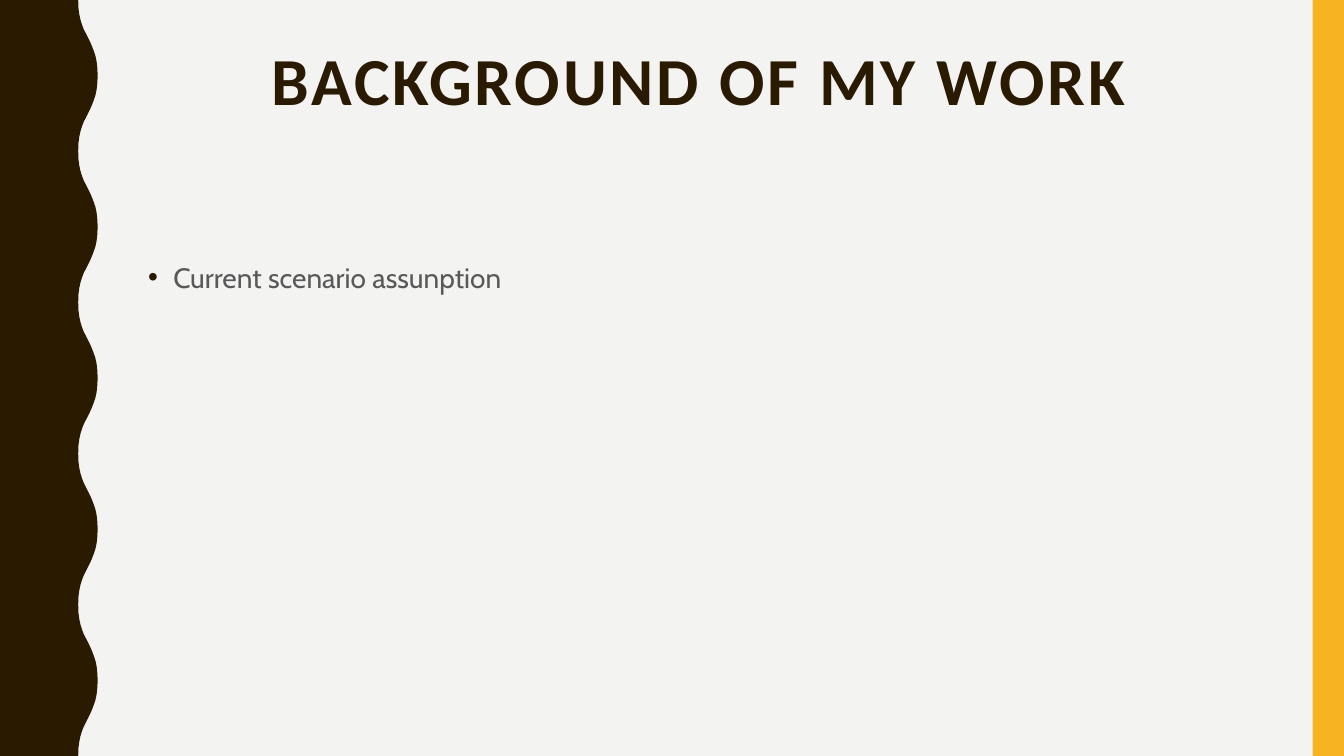
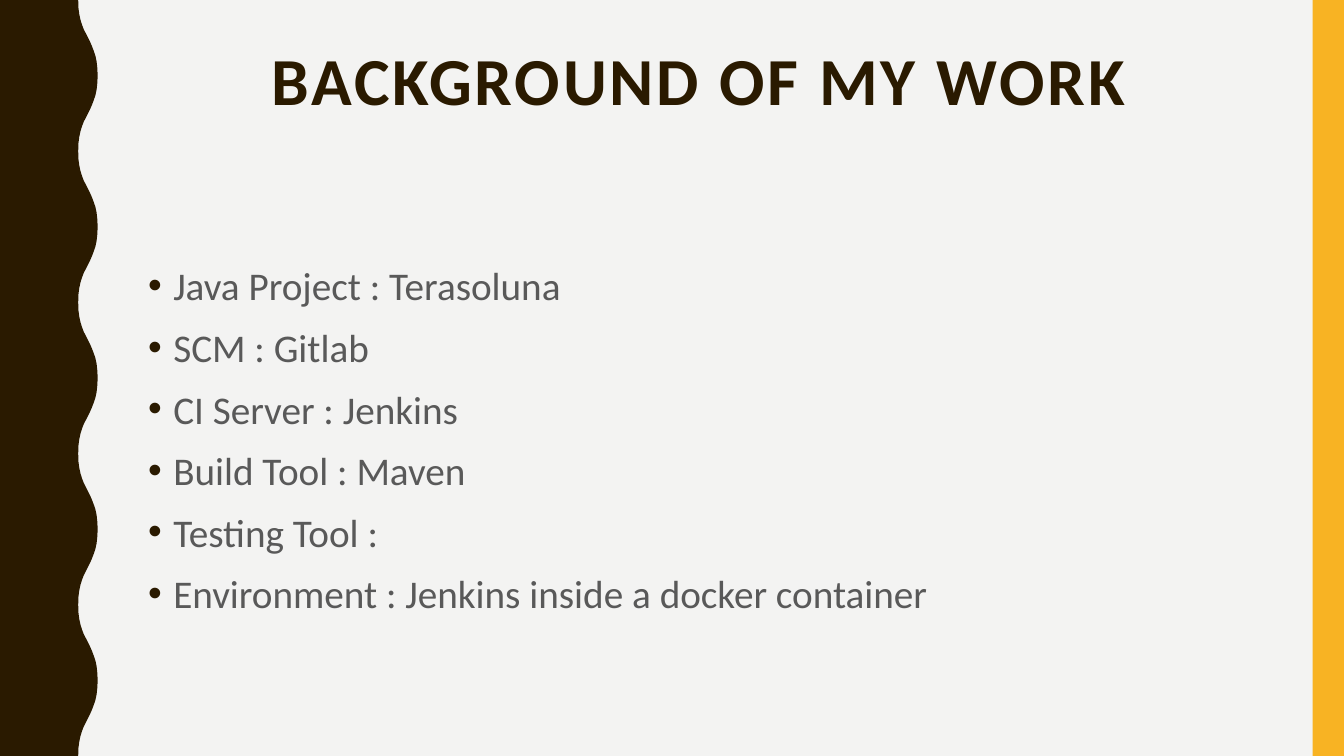
Before and after one commit to shaayaan16/segfaultshooter, a slide deck: slide 10 of Demo.pptx. Drawn at 1344x756 pixels with LibreOffice and Linux fonts; fonts in the diff are those of the drawing. Boxes give left, top, right and bottom in pixels: in the first picture for what was removed or moved away, otherwise in the second. Text is boxed around its words. In the diff, an @@ line names an element or a change of style, - is before the commit and + after.

```diff
--- a/Demo.pptx
+++ b/Demo.pptx
@@ text at (173, 273, 927, 608): text changed; size 20 to 28 pt; font Cabin to Calibri @@
-• Current scenario assunption
+• Java Project : Terasoluna
+• SCM : Gitlab
+• CI Server : Jenkins
+• Build Tool : Maven
+• Testing Tool :
+• Environment : Jenkins inside a docker container
```
Also in this commit, not shown: 4 other slides changed, 2 slides added, 2 slides removed.
